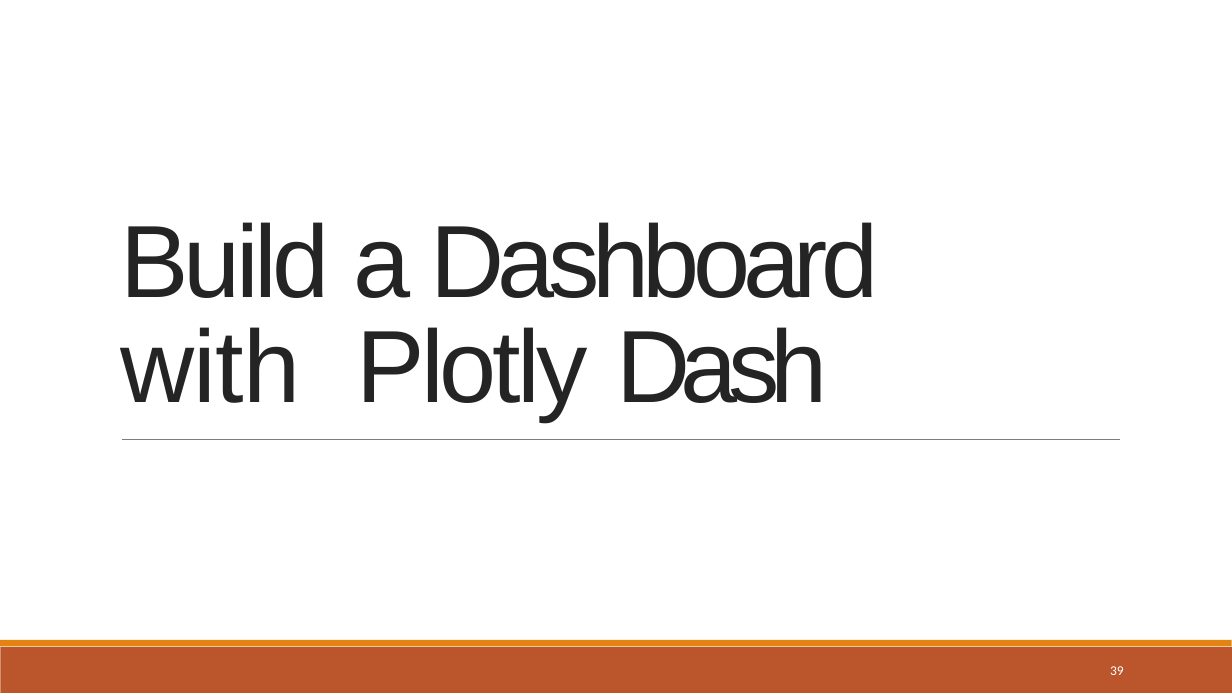
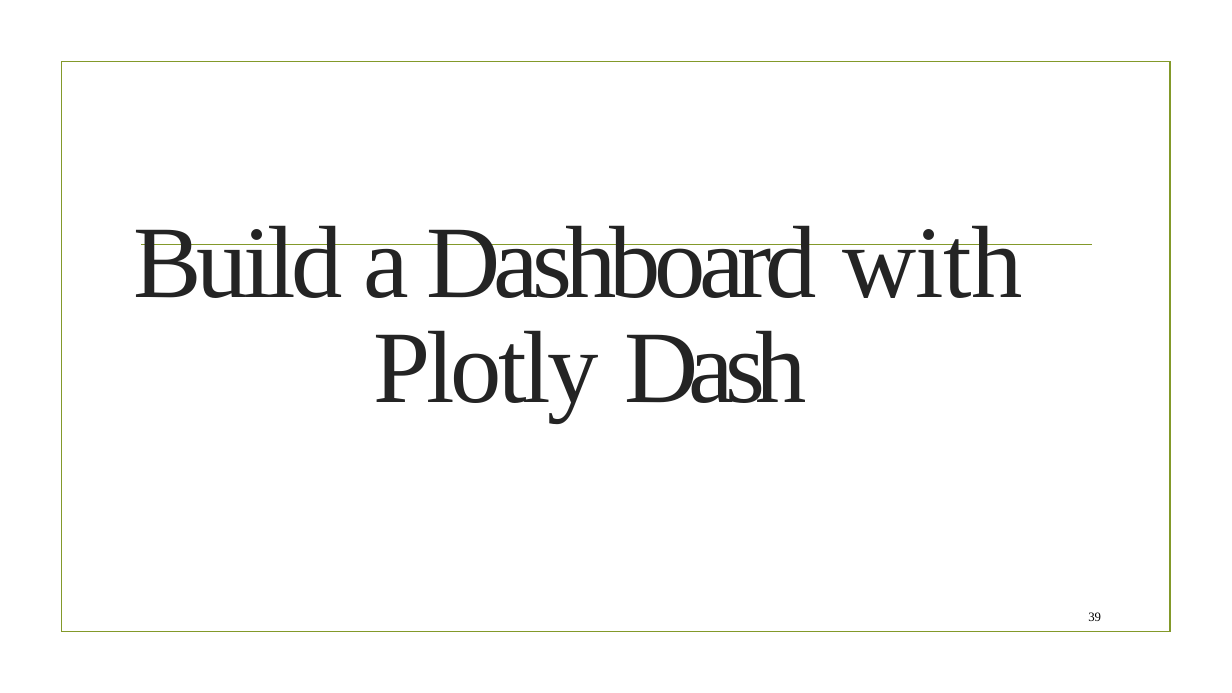
Before and after one commit to Ambatichandu/Applied-Data-Science-Capstone, a slide deck: slide 39 of data science capstone/w5/Data Science Journey.pptx. Drawn at 1232x693 pixels with LibreOffice and Linux fonts; fonts in the diff are those of the drawing; background and template pictures are left out. Boxes give left, top, right and bottom in pixels: in the first picture for what was removed or moved away, otherwise in the second. Text is boxed around its words. In the diff, an @@ line names an element or a change of style, - is before the commit and + after.

```diff
--- a/data science capstone/w5/Data Science Journey.pptx
+++ b/data science capstone/w5/Data Science Journey.pptx
@@ rectangle added at [61,62,1170,632], outline #83992A 1.25 pt @@
@@ title "Build a Dashboard with Plotly ..." at [133,225,1023,423]: font Arial to Times New Roman; alignment left to centre; vertical alignment top to middle @@
@@ line added from (141, 245) to (1092, 245), #83992A 1.25 pt @@
@@ freeform shape removed at [122,439,1120,439] @@
@@ page number: place and size @@
-page number at [1110,666,1124,675]
+page number at [1088,612,1101,621]
@@ page number at [1088,612,1101,621]: size 10.5 to 10 pt, font Calibri to Times New Roman, text colour #FFFFFF to #000000; alignment left to right; vertical alignment top to middle @@
@@ freeform shape removed at [0,647,1232,693] @@
@@ freeform shape removed at [0,640,1232,647] @@
```
Also in this commit, not shown: 46 other slides changed.
